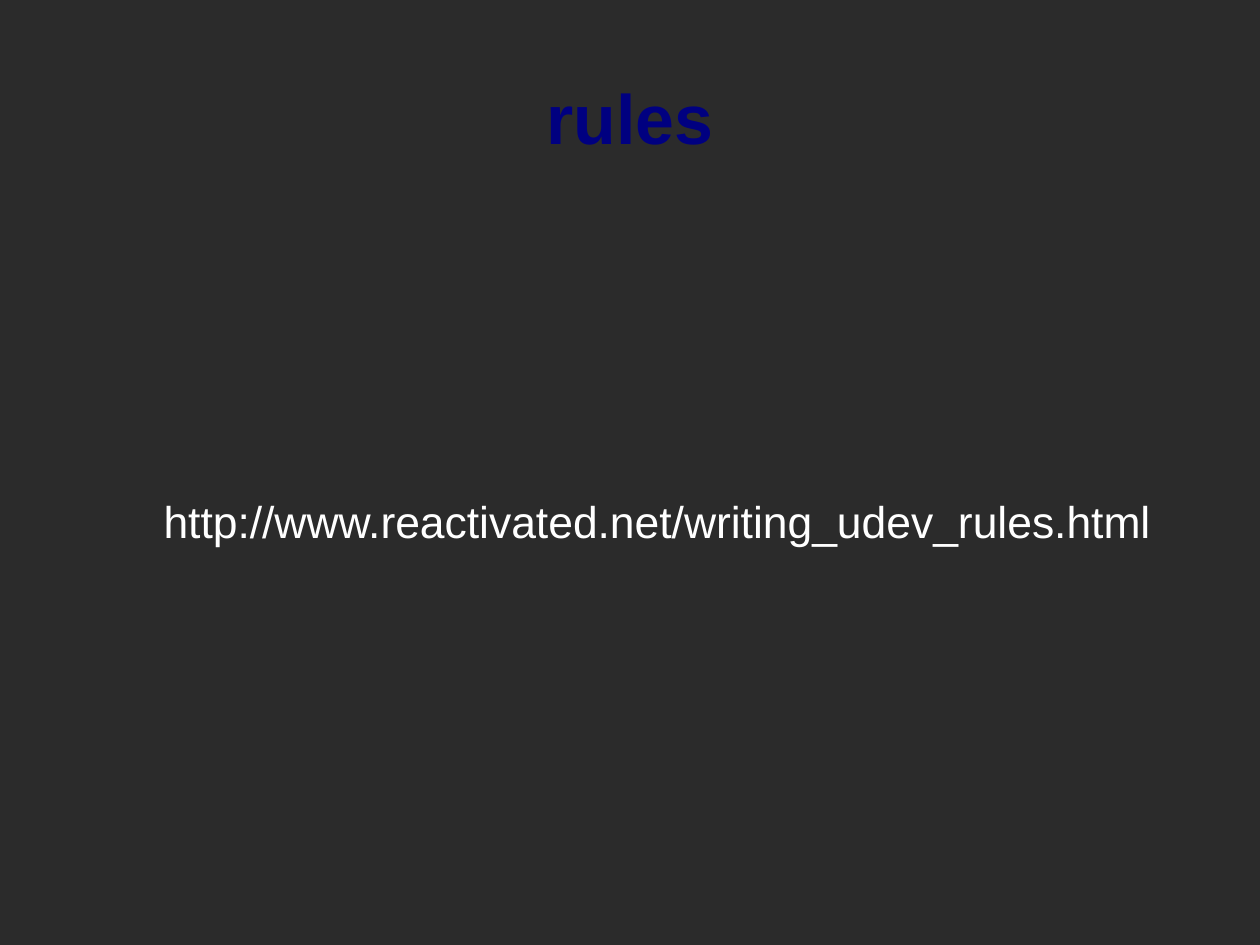
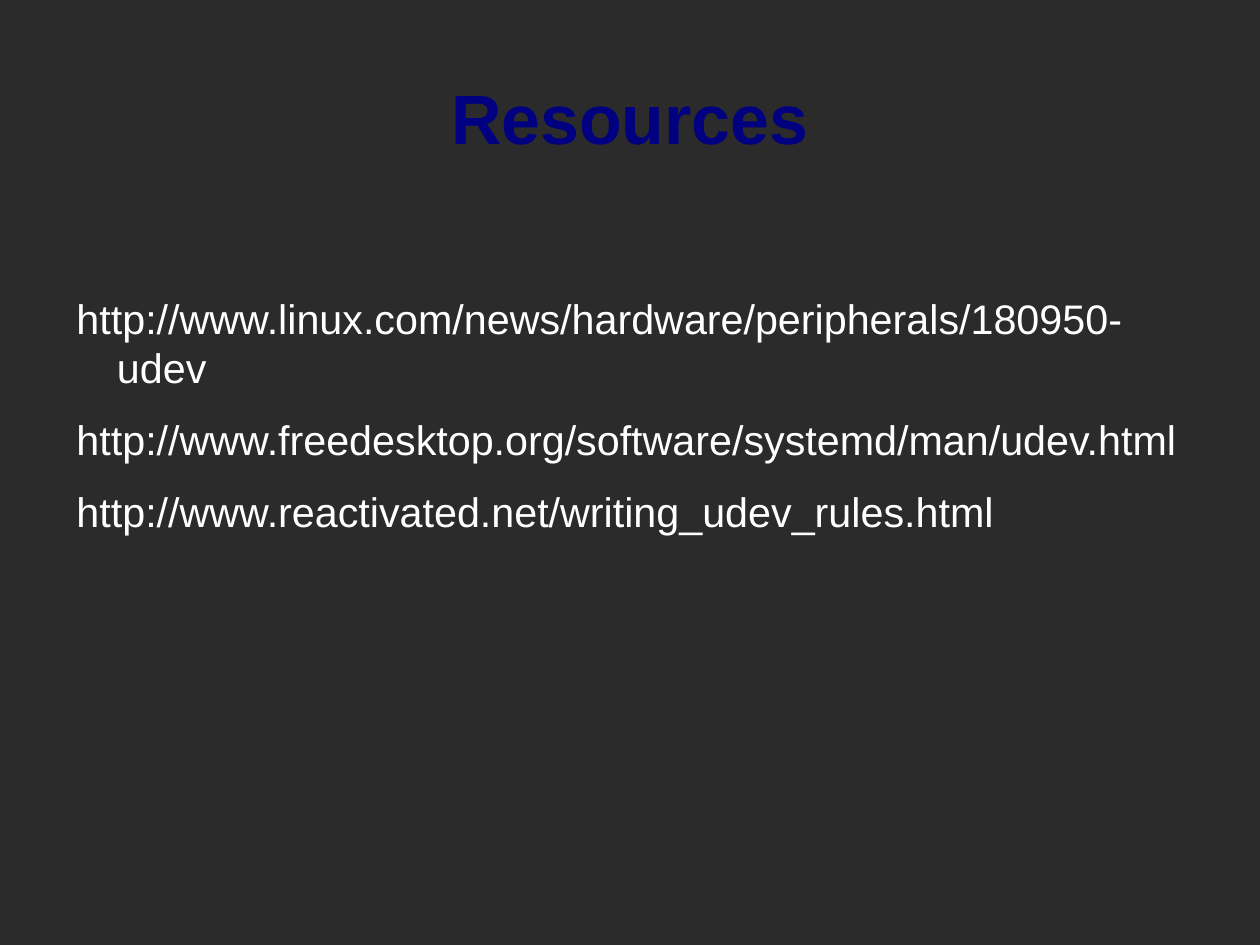
Before and after one commit to misterbonnie/presentations, a slide deck: slide 16 of udev.odp (slide 7 before the commit). Drawn at 1260x945 pixels with LibreOffice and Linux fonts; fonts in the diff are those of the drawing; background and template pictures are left out; a plain dark background stands for a picture behind light text. Boxes give left, top, right and bottom in pixels: in the first picture for what was removed or moved away, otherwise in the second. Text is boxed around its words. In the diff, an @@ line names an element or a change of style, - is before the commit and + after.

Commit message:
udev presentation

```diff
--- a/udev.odp
+++ b/udev.odp
@@ title at (63, 38, 1197, 196): text changed @@
-rules
+Resources
@@ text at (76, 304, 1176, 464): paragraphs added @@
+http://www.linux.com/news/hardware/peripherals/180950-udev
+http://www.freedesktop.org/software/systemd/man/udev.html
@@ text at (76, 497, 993, 536): size 28 to 26 pt in "http://www.reactivated.net/writing_udev_rules.html"; alignment centre to left; indent changed @@
```
Also in this commit, not shown: 5 other slides changed, 10 slides added, 2 slides removed, 1 other file.
